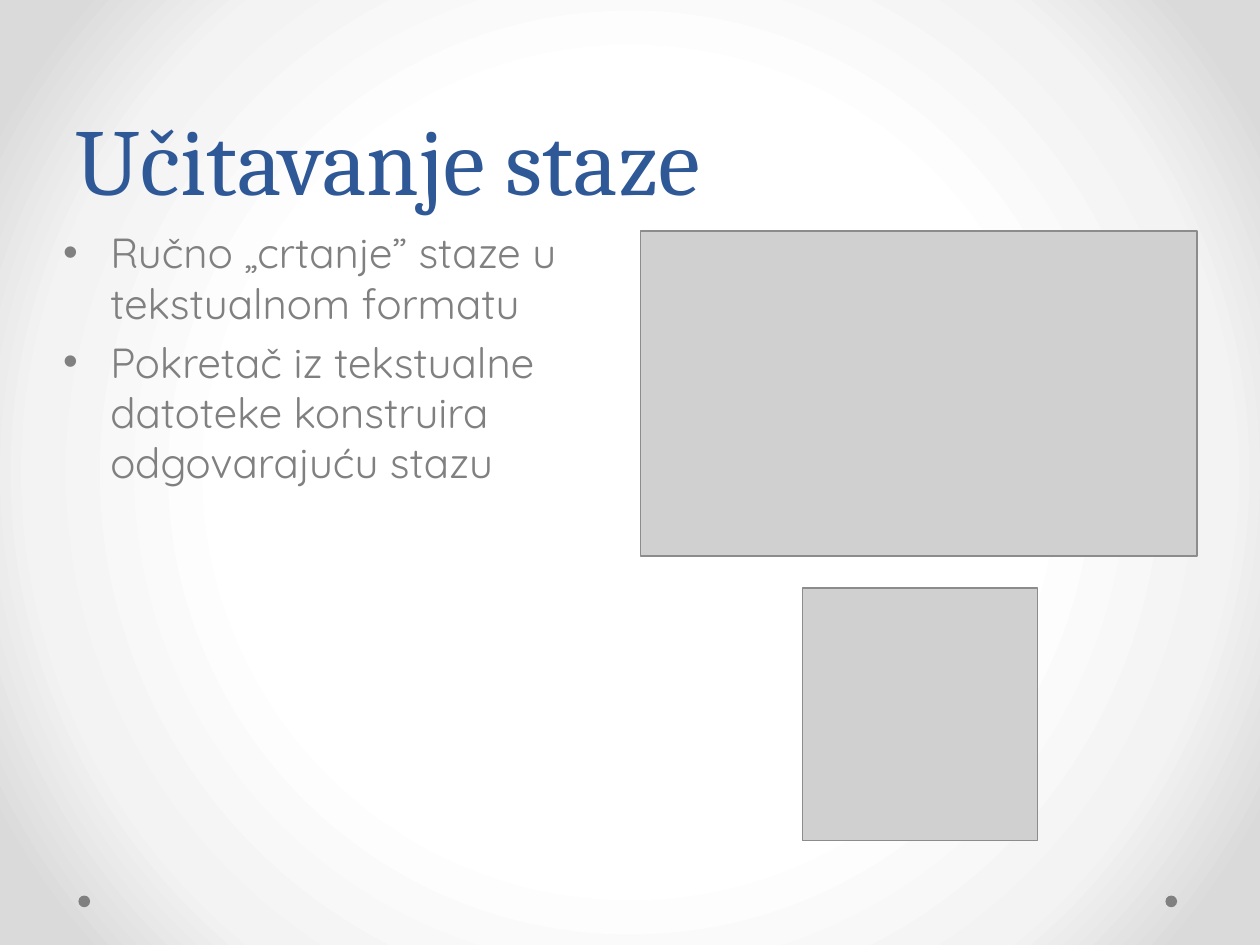
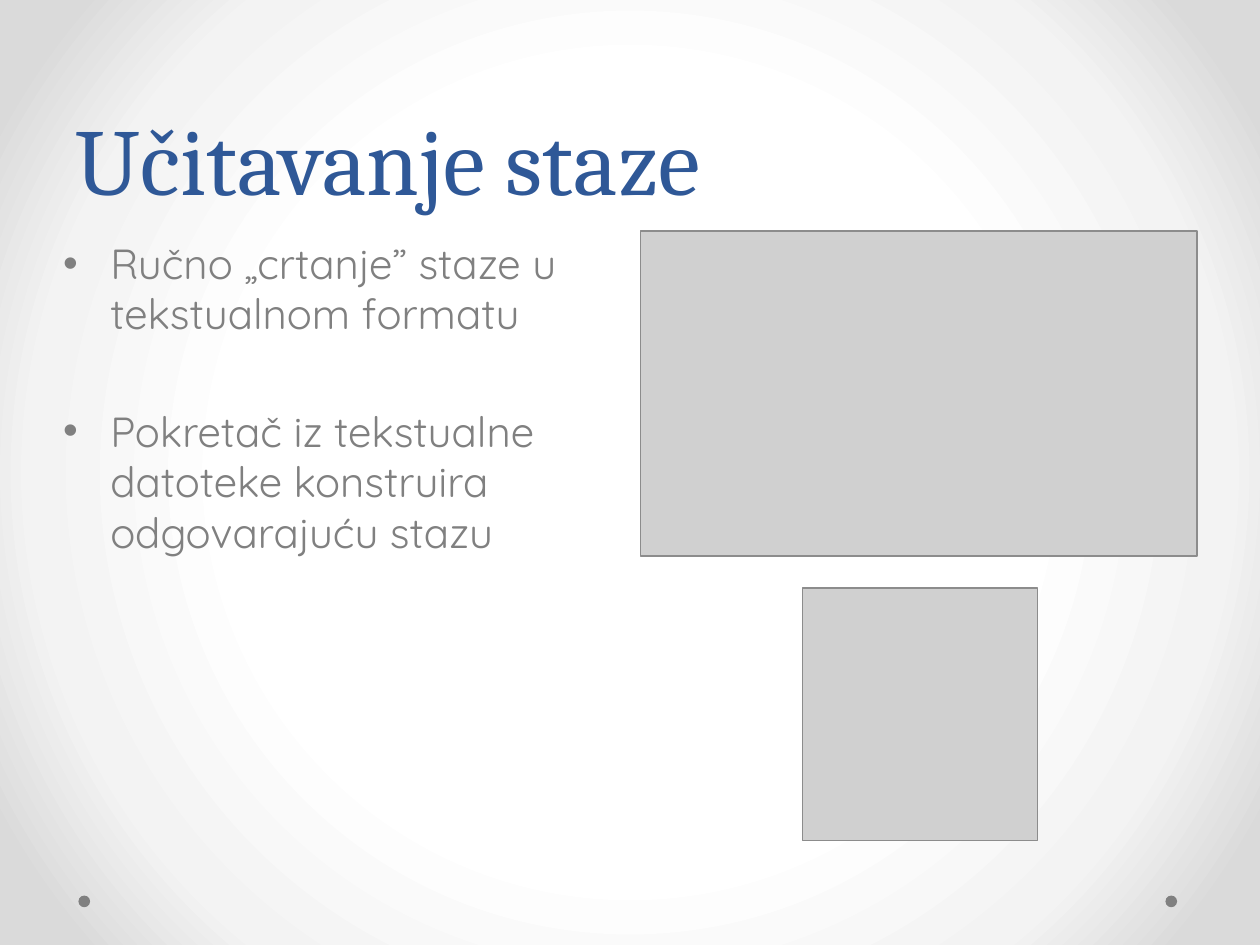
Before and after one commit to Bojanovski/IG-Project, a slide deck: slide 18 of Dokumentacija/Prezentacija.pptx (slide 9 before the commit). Drawn at 1260x945 pixels with LibreOffice and Linux fonts; fonts in the diff are those of the drawing; grey boxes stand for pictures. Boxes give left, top, right and bottom in pixels: in the first picture for what was removed or moved away, otherwise in the second. Text is boxed around its words. In the diff, an @@ line names an element or a change of style, - is before the commit and + after.

```diff
--- a/Dokumentacija/Prezentacija.pptx
+++ b/Dokumentacija/Prezentacija.pptx
@@ text "Ručno „crtanje” staze u tekstualnom ..." rewrapped from (110, 238, 556, 487) to (110, 249, 556, 557) @@
```
Also in this commit, not shown: 9 other slides changed, 14 slides added.
